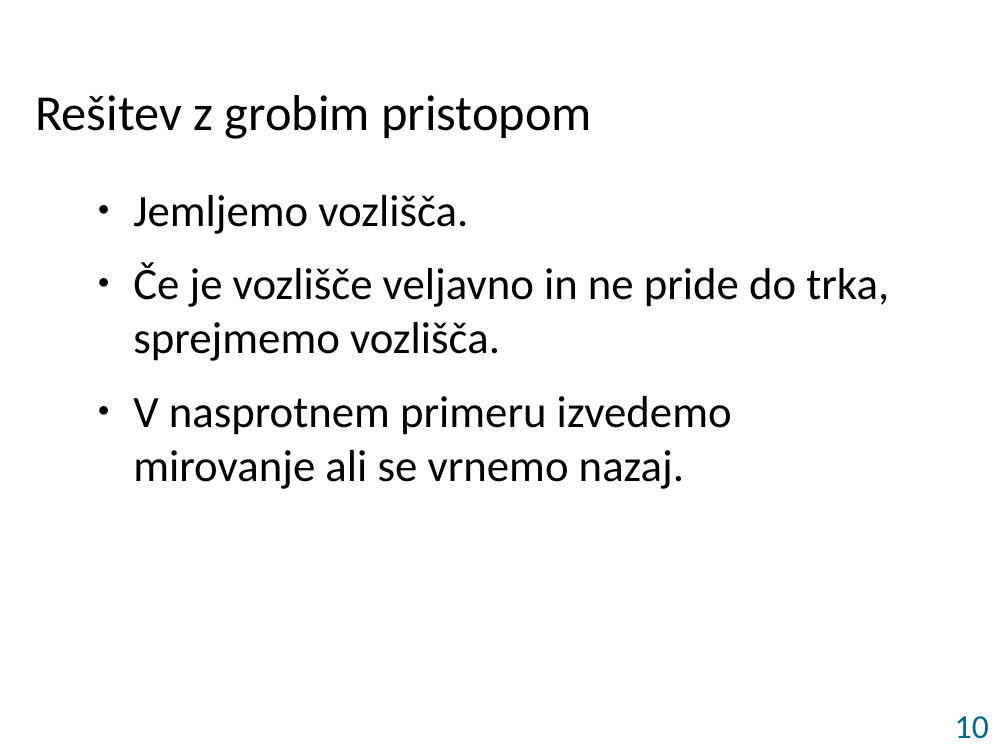
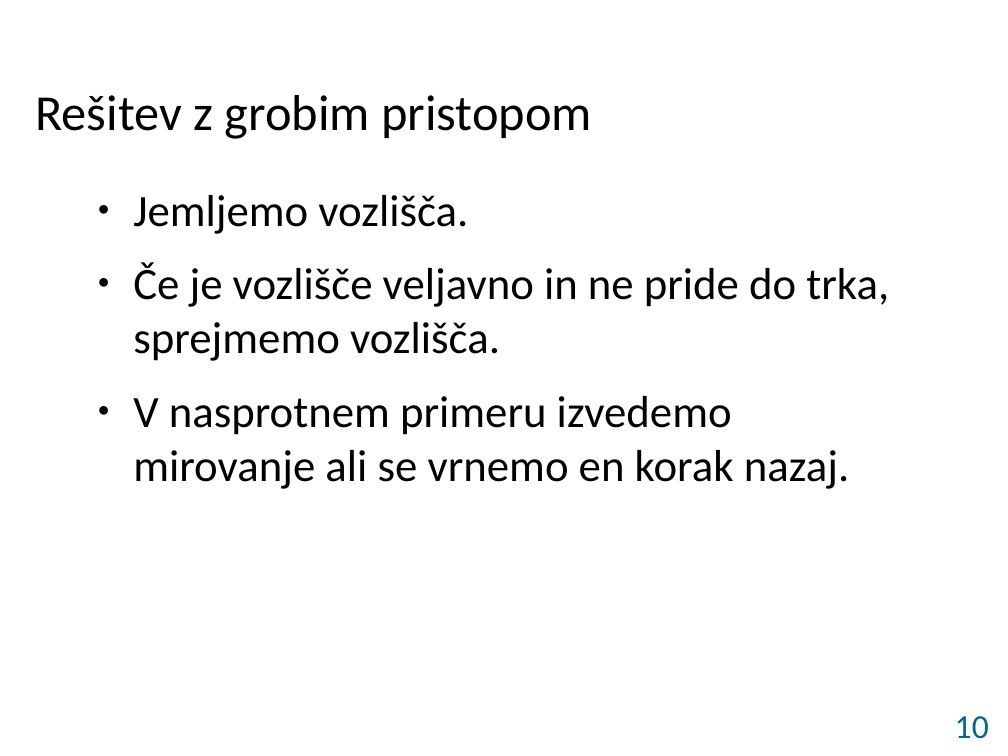
Before and after one commit to david-slatinek/d22, a slide deck: slide 10 of documents/presentation.odp. Drawn at 1008x756 pixels with LibreOffice and Linux fonts; fonts in the diff are those of the drawing; background and template pictures are left out. Boxes give left, top, right and bottom in pixels: in the first picture for what was removed or moved away, otherwise in the second. Text is boxed around its words. In the diff, an @@ line names an element or a change of style, - is before the commit and + after.

```diff
--- a/documents/presentation.odp
+++ b/documents/presentation.odp
@@ text at (133,396,849,489): text changed @@
-● V nasprotnem primeru izvedemo mirovanje ali se vrnemo nazaj.
+● V nasprotnem primeru izvedemo mirovanje ali se vrnemo en korak nazaj.
```
Also in this commit, not shown: 1 other slide changed, 3 other files.
